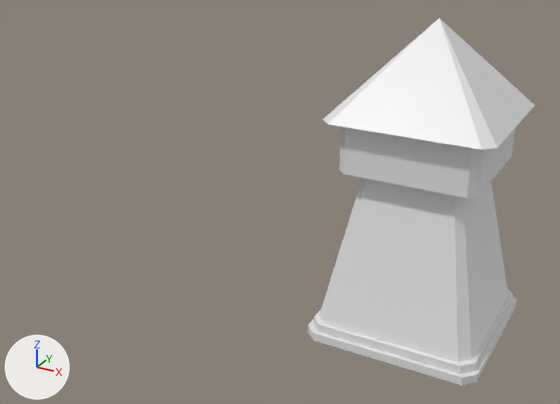
Two versions of the Blender file BaseTower1.blend, one commit apart.
Both versions are drawn from a 50 mm camera at (4.88, -15.62, 10.11) aimed at (-3.63, -0.14, 2.36). Arrows for +X, +Y and +Z are at lower left; the lights stay in place.

The older version as bpy lines, for what is in view:
```python
me_cube_001 = bpy.data.meshes.new('Cube.001')
me_cube_001.from_pydata(...)  # 16 vertices, 10 faces; spans x -1.9..1.9, y -1.9..1.9, z -0.8..-0.61
me_cube_001.materials.append(mat_material)  # white #e7e7e7
me_cube_003 = bpy.data.meshes.new('Cube.003')
me_cube_003.from_pydata(...)  # 32 vertices, 25 faces; spans x -1.52..1.52, y -1.52..1.52, z 3.02..4.18
me_cube_003.materials.append(mat_material)  # white #e7e7e7
me_cube_004 = bpy.data.meshes.new('Cube.004')
me_cube_004.from_pydata(...)  # 9 vertices, 8 faces; spans x -1.52..1.52, y -1.52..1.52, z -0.59..0.41
me_cube_004.materials.append(mat_material)  # white #e7e7e7
ob_baseslice2 = bpy.data.objects.new('BaseSlice2', me_cube_001)
ob_baseslice2.location = (0.0, 0.0, 1.0)
ob_head = bpy.data.objects.new('Head', me_cube_003)
ob_head.location = (0.0, 0.0, 1.0)
ob_roof = bpy.data.objects.new('Roof', me_cube_004)
ob_roof.location = (0.0, 0.0, 6.35)
ob_roof.scale = (1.2, 1.2, 2.0)
# also in view: 'Trunk' at (0.0, 0.0, 2.2); 'BaseSlice1' at (0.0, 0.0, 0.1)
```
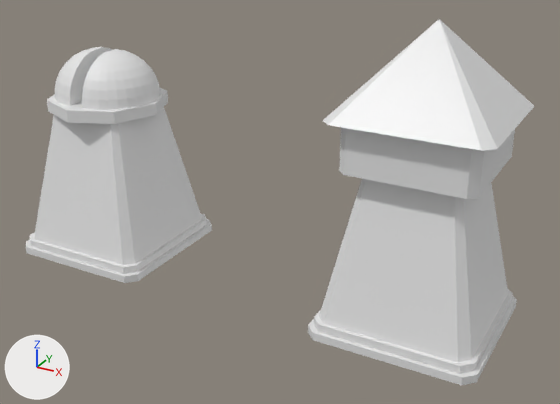
Commit message: created cannon tower

Where the change shows, as pixel boxes (x1, y1, x2, y2) in the pictures (560 x 404 px):
'Trunk.001', added: after (34, 107, 202, 265)
'Roof', moved: before (323, 18, 535, 150); after (323, 19, 534, 151)
'Head', moved: before (339, 126, 515, 198); after (339, 127, 515, 199)
'Sphere.001', added: after (82, 49, 161, 110)
'Cylinder.001', added: after (47, 88, 168, 124)
'BaseSlice1.001', added: after (26, 219, 212, 283)
'BaseSlice2.001', added: after (30, 214, 207, 274)
'Sphere', added: after (55, 47, 113, 106)

The edits, one by one:
Material 'Material.001' (mat_material_001) is new.
Its base color is (0.8, 0.8, 0.8) (white #e7e7e7).
Its roughness is 0.4.
Mesh me_sphere_001 is new.
It has 136 vertices, 115 faces and spans x -1.0..0.0, y -1.0..1.0, z 0.0..0.98.
Mesh me_cylinder_001 is new.
It is an 8-sided cylinder along z spanning x -1.0..1.0, y -1.0..1.0, z -1.0..1.0.
Mesh me_cube_005 is new.
It has 16 vertices, 10 faces and spans x -1.81..1.8, y -1.8..1.81, z -1.61..2.0.
It uses material mat_material_001 (white #e7e7e7).
Mesh me_cube_006 is new.
It has 16 vertices, 10 faces and spans x -1.9..1.9, y -1.9..1.9, z -0.8..-0.61.
It uses material mat_material_001 (white #e7e7e7).
Mesh me_cube_007 is new.
It has 16 vertices, 10 faces and spans x -2.0..2.0, y -2.0..2.0, z 0.0..0.2.
It uses material mat_material_001 (white #e7e7e7).
Object 'Head' (ob_head) moves from (0.0, 0.0, 1.0) to (0.0, 0.0, 0.98).
Object 'Roof' (ob_roof) moves from (0.0, 0.0, 6.35) to (0.0, 0.0, 6.33).
Object 'Sphere.001' (ob_sphere_001) is new; it shows me_sphere_001.
Its location is (-8.8, 0.0, 4.32).
Its rotation in degrees is (0, 0, 180).
Its scale is (1.25, 1.25, 1.25).
Object 'Sphere' (ob_sphere) is new; it shows a copy of me_sphere_001.
Its location is (-9.2, 0.0, 4.32).
Its scale is (1.25, 1.25, 1.25).
Object 'Cylinder.001' (ob_cylinder_001) is new; it shows me_cylinder_001.
Its location is (-9.0, 0.0, 4.16).
Its scale is (1.6, 1.6, 0.16).
Object 'Trunk.001' (ob_trunk_001) is new; it shows me_cube_005.
Its location is (-9.0, 0.0, 2.0).
Object 'BaseSlice2.001' (ob_baseslice2_001) is new; it shows me_cube_006.
Its location is (-9.0, 0.0, 1.0).
Object 'BaseSlice1.001' (ob_baseslice1_001) is new; it shows me_cube_007.
Its location is (-9.0, 0.0, 0.0).
